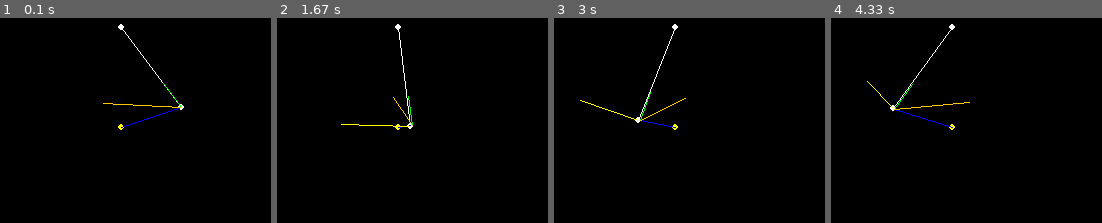
Above: before the commit, frames 1-4 (left to right).
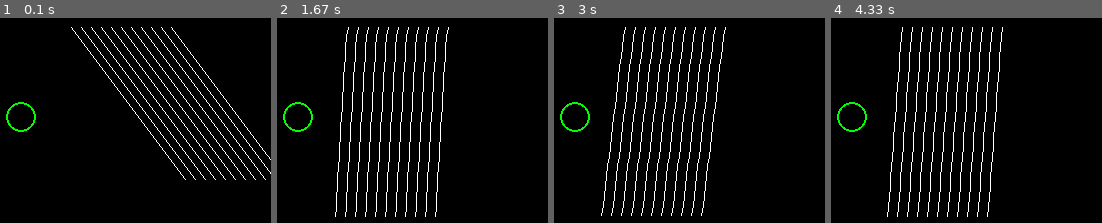
Above: after the commit, the same moments.

Repository: panmpan17/PygameGraphicPlayground
Game: pygame game, started from vine.py
Two runs of this game, one before a commit and one after it. Both use one fixed random seed, a clock stepped at 60 frames per second and the inputs below.
Inputs (mouse positions are in pixels of both pictures, inside the frame that each line leads up to):
- Up to frame 1 (0.1 s): no input
- Up to frame 2 (1.67 s): tap Enter at 0.33 s; move the mouse to (304, 122) at 0.7 s; click (325, 108) at 1.22 s
- Up to frame 3 (3 s): tap Enter at 1.83, 2.23, 2.53, 2.73 s; click (784, 143) at 2.25 s; click (586, 108) at 2.75 s
- Up to frame 4 (4.33 s): tap Enter at 3.03, 3.3, 3.63, 3.93, 4.07 s; click (866, 198) at 3.32 s; click (885, 141) at 3.65 s; click (904, 69) at 4.08 s

The runs differ from the first frame. In frame 1, 3.5% of the frame differs, in the area x 2-100%, y 2-80%; in frame 2, 4.5%; in frame 3, 4.5%; in frame 4, 4.6%, in the area x 2-64%, y 2-98%.

Commit message:
Vine add interactive force

Diff:
--- a/vine.py
+++ b/vine.py
@@ -1,9 +1,10 @@
-from os import write
 import pygame
 import csv
+import math
 
 from typing import List, Tuple
-from foundation import ManagedWindow, Point, Entity, InputSystem, Color, Math
+from foundation import ManagedWindow, Entity, InputSystem, Color, Math
+from bezier_curve import ClickablePoint
 
 
 class Gizmos:
@@ -22,23 +23,33 @@
         self.velocity = velocity
         self.acceration = acceration
         self.magnitude = magnitude
+        self.mass = 1
 
 
 class Vine(Entity):
-    def __init__(self, start_position, node_delta=(0, 25), length=10):
+    def __init__(self, start_position, node_delta=(0, 25), length=10, gravity=(0, 10)):
         self.points: List[VineNode] = []
 
         self.points.append(VineNode(start_position))
 
-        for i in range(1, length):
+        for _ in range(1, length):
             new_pos = (start_position[0] + node_delta[0], start_position[1] + node_delta[1])
             magnitude = Math.magnitude(start_position, new_pos)
             self.points.append(VineNode(new_pos, magnitude=magnitude))
             start_position = new_pos
 
         self.gizmos: List[Gizmos] = []
-        self.gravity = (0, 0)
+        self.gravity = gravity
         self.records = []
+
+    def apply_force(self, force_center, force_radius, force_strength):
+        for i, point in enumerate(self.points):
+            sqr_magnitude = Math.sqr_magnitude(point.position, force_center)
+            if sqr_magnitude <= force_radius * force_radius:
+                point.velocity = Math.tuple_plus(point.velocity, force_strength)
+
+                # for e in range(i + 1, len(self.points)):
+                #     self.points[e].position = Math.tuple_plus(self.points[e].position, delta)
 
     def update(self, delta_time: float):
         pull_from = self.points[0].position
@@ -51,17 +62,17 @@
                 continue
 
             pull_to = (pull_direction[0] * point.magnitude + pull_from[0], pull_direction[1] * point.magnitude + pull_from[1])
-            self.gizmos.append(Gizmos(Gizmos.Dot, Color.YELLOW, pull_to))
+            # self.gizmos.append(Gizmos(Gizmos.Dot, Color.YELLOW, pull_to))
 
             acceleration = self.gravity
-            self.gizmos.append(Gizmos(Gizmos.Line, Color.RED, (point.position, Math.tuple_plus(point.position, self.gravity))))
+            # self.gizmos.append(Gizmos(Gizmos.Line, Color.RED, (point.position, Math.tuple_plus(point.position, self.gravity))))
 
             lift_delta = Math.tuple_multiple(Math.tuple_minus(pull_from, point.position), 0.3)
             acceleration = Math.tuple_plus(acceleration, lift_delta)
-            self.gizmos.append(Gizmos(Gizmos.Line, Color.GREEN, (point.position, Math.tuple_plus(point.position, lift_delta))))
+            # self.gizmos.append(Gizmos(Gizmos.Line, Color.GREEN, (point.position, Math.tuple_plus(point.position, lift_delta))))
 
             acceleration = Math.tuple_plus(acceleration, Math.tuple_minus(pull_to, point.position))
-            self.gizmos.append(Gizmos(Gizmos.Line, Color.BLUE, (point.position, pull_to)))
+            # self.gizmos.append(Gizmos(Gizmos.Line, Color.BLUE, (point.position, pull_to)))
 
             point.velocity = Math.tuple_plus(point.velocity, Math.tuple_multiple(acceleration, delta_time))
 
@@ -75,29 +86,34 @@
                     Math.tuple_minus(suppose_point, pull_from),
                     point.magnitude))
 
-            self.gizmos.append(Gizmos(Gizmos.Line, Color.YELLOW, (new_position, Math.tuple_plus(new_position, point.velocity))))
+            # self.gizmos.append(Gizmos(Gizmos.Line, Color.YELLOW, (new_position, Math.tuple_plus(new_position, point.velocity))))
 
             # Calculate magnitude constrain translate in to velocity and acceleration
             length_fix_delta = Math.tuple_minus(new_position, suppose_point)
 
             # if length_fix_delta > 0.1:
             # Math.tuple_multiple(length_fix_delta, 10)
-            self.gizmos.append(Gizmos(Gizmos.Line, Color.PINK, (point.position, new_position)))
+            # self.gizmos.append(Gizmos(Gizmos.Line, Color.PINK, (point.position, new_position)))
 
             point.velocity = Math.tuple_plus(point.velocity, Math.tuple_multiple(length_fix_delta, 1))
             # point.velocity = Math.tuple_plus(point.velocity, Math.tuple_multiple(Math.tuple_minus(new_position, point.position), 1))
 
-            self.gizmos.append(Gizmos(Gizmos.Line, Color.ORANGE, (point.position, Math.tuple_plus(point.position, acceleration))))
+            # self.gizmos.append(Gizmos(Gizmos.Line, Color.ORANGE, (point.position, Math.tuple_plus(point.position, acceleration))))
             # point.velocity = Math.tuple_plus(point.velocity, length_fix_delta)
 
+            delta = Math.tuple_minus(new_position, point.position)
             point.position = new_position
-            self.records.append((*point.position, *point.velocity, Math.magnitude(point.velocity)))
 
+            for e in range(i + 1, len(self.points)):
+                self.points[e].position = Math.tuple_plus(self.points[e].position, delta)
+            # self.records.append((*point.position, *point.velocity, Math.magnitude(point.velocity)))
+
+            pull_direction = Math.normalize(Math.tuple_minus(point.position, pull_from))
             pull_from = point.position
 
     def draw(self, window: ManagedWindow):
         for i, point in enumerate(self.points):
-            pygame.draw.circle(window.surface, Color.WHITE, point.position, radius=3)
+            # pygame.draw.circle(window.surface, Color.WHITE, point.position, radius=3)
 
             if i != 0:
                 pygame.draw.line(window.surface, Color.WHITE, self.points[i - 1].position, point.position)
@@ -116,11 +132,41 @@
         # print(self.records)
 
 
+class FakeCollider(ClickablePoint):
+    def __init__(self, position, **kwargs):
+        super().__init__(position, **kwargs)
+
+        self.vines: List[Vine] = []
+
+    def update(self, delta_time: float):
+        super().update(delta_time)
+
+        if self.status == 2:
+            delta = Math.tuple_minus(InputSystem.MOUSE_POS, self.position)
+            self.position = InputSystem.MOUSE_POS
+
+            for vine in self.vines:
+                vine.apply_force(self.position, self.radius, delta)
+
+    def draw(self, window: "ManagedWindow"):
+        super().draw(window)
+
+
 if __name__ == "__main__":
     window = ManagedWindow((300, 300), step_update=True, tick=30)
-    vine = Vine((150, 10), node_delta=(60, 80), length=2)
-    vine.update(0)
-    window.children.append(vine)
+    # vine = Vine((150, 10), node_delta=(6, 8), length=20, gravity=(0, 30))
+    # vine.update(0)
+    # window.children.append(Vine((150, 10), node_delta=(6, 8), length=20, gravity=(0, 30)))
+
+    collider = FakeCollider((50, 100), color=Color.GREEN, radius=15, width=2, click_color=Color.RED, range=15)
+
+    for x in range(100, 210, 10):
+        vine = Vine((x, 10), node_delta=(6, 8), length=20, gravity=(0, 30))
+        window.children.append(vine)
+        collider.vines.append(vine)
+
+    window.children.append(collider)
+
     window.run()
 
     vine.save_records()
